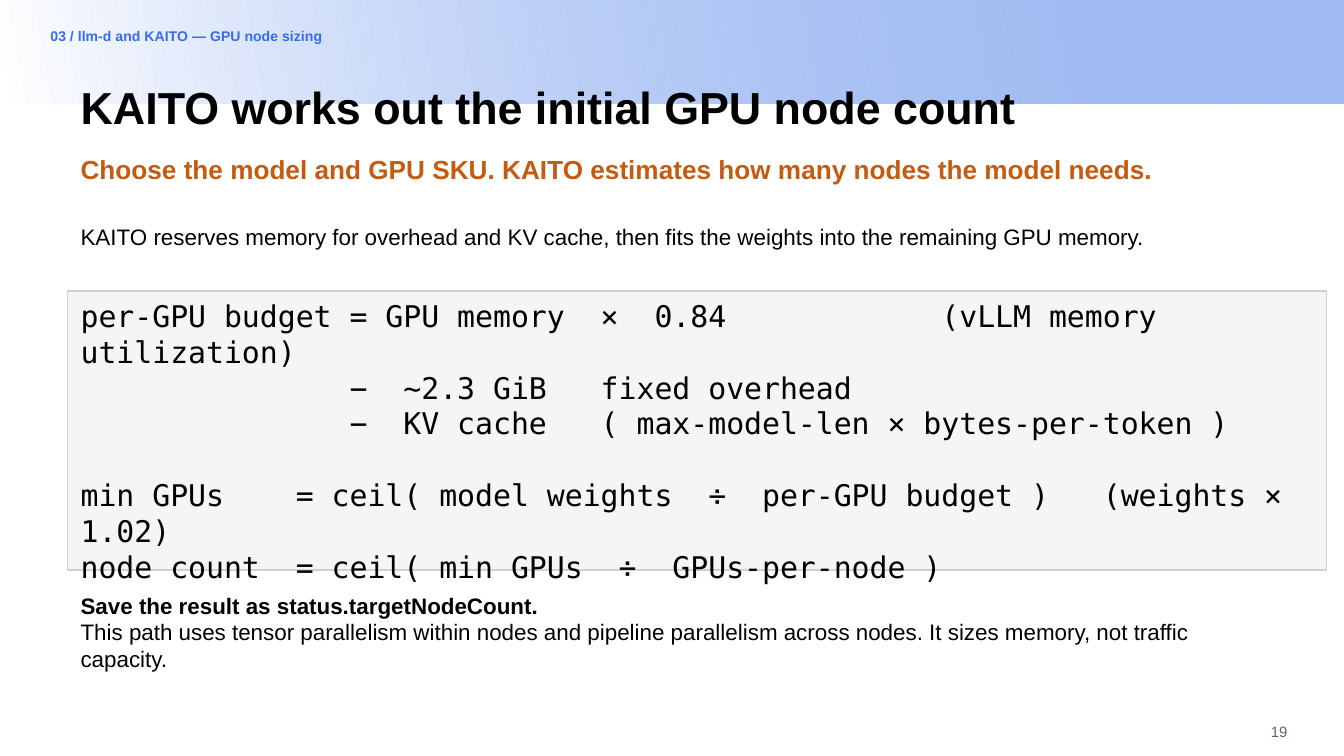
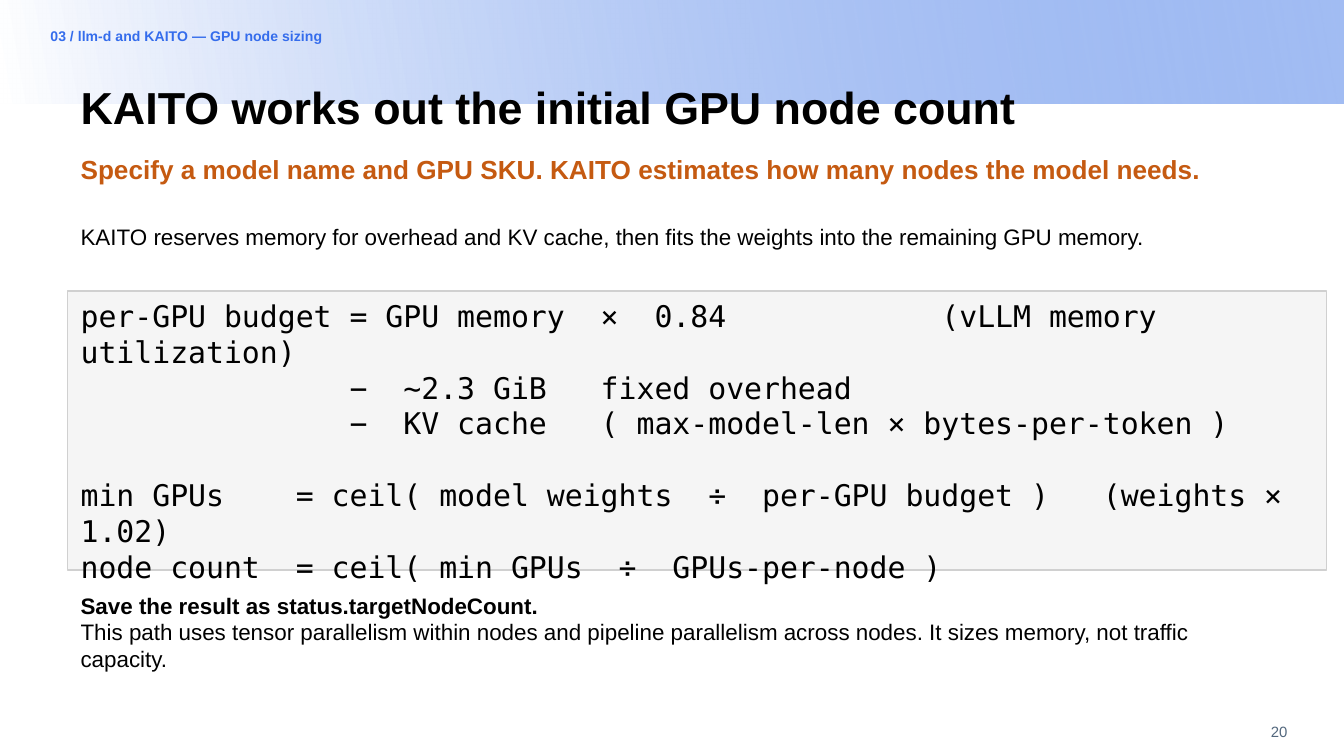
Before and after one commit to andyzhangx/demo, a slide deck: slide 20 of llm/pd-disaggregation/kubecon-na-2026-pd-disaggregation-kaito-llmd.pptx (slide 19 before the commit). Drawn at 1344x756 pixels with LibreOffice and Linux fonts; fonts in the diff are those of the drawing; background and template pictures are left out. Boxes give left, top, right and bottom in pixels: in the first picture for what was removed or moved away, otherwise in the second. Text is boxed around its words. In the diff, an @@ line names an element or a change of style, - is before the commit and + after.

```diff
--- a/llm/pd-disaggregation/kubecon-na-2026-pd-disaggregation-kaito-llmd.pptx
+++ b/llm/pd-disaggregation/kubecon-na-2026-pd-disaggregation-kaito-llmd.pptx
@@ text at (81,160,1200,185): text changed @@
-Choose the model and GPU SKU. KAITO estimates how many nodes the model needs.
+Specify a model name and GPU SKU. KAITO estimates how many nodes the model needs.
@@ page number at (1271,726,1288,737): text changed @@
-19
+20
```
Also in this commit, not shown: 9 other slides changed, 1 slide added.
